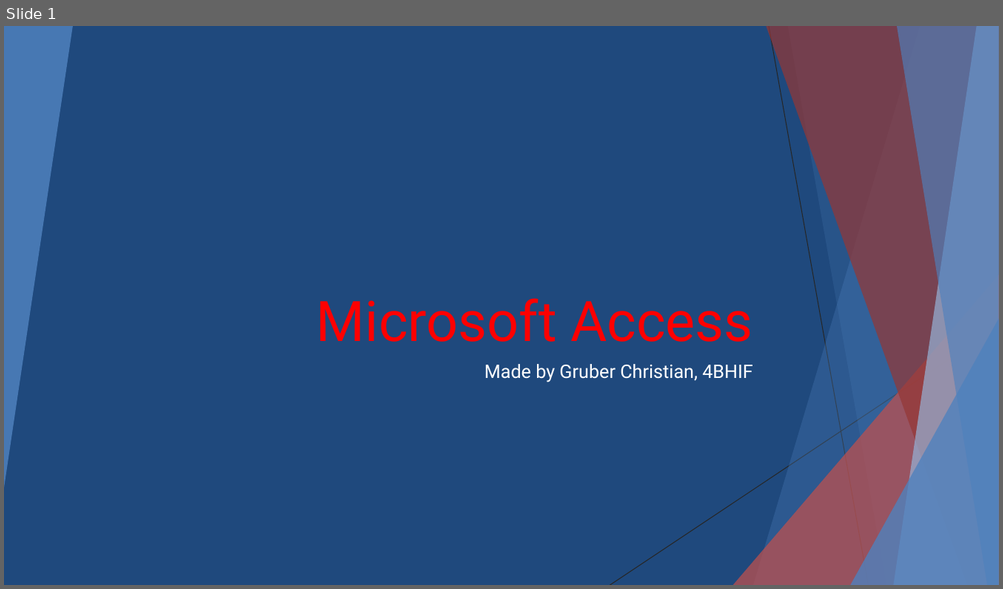
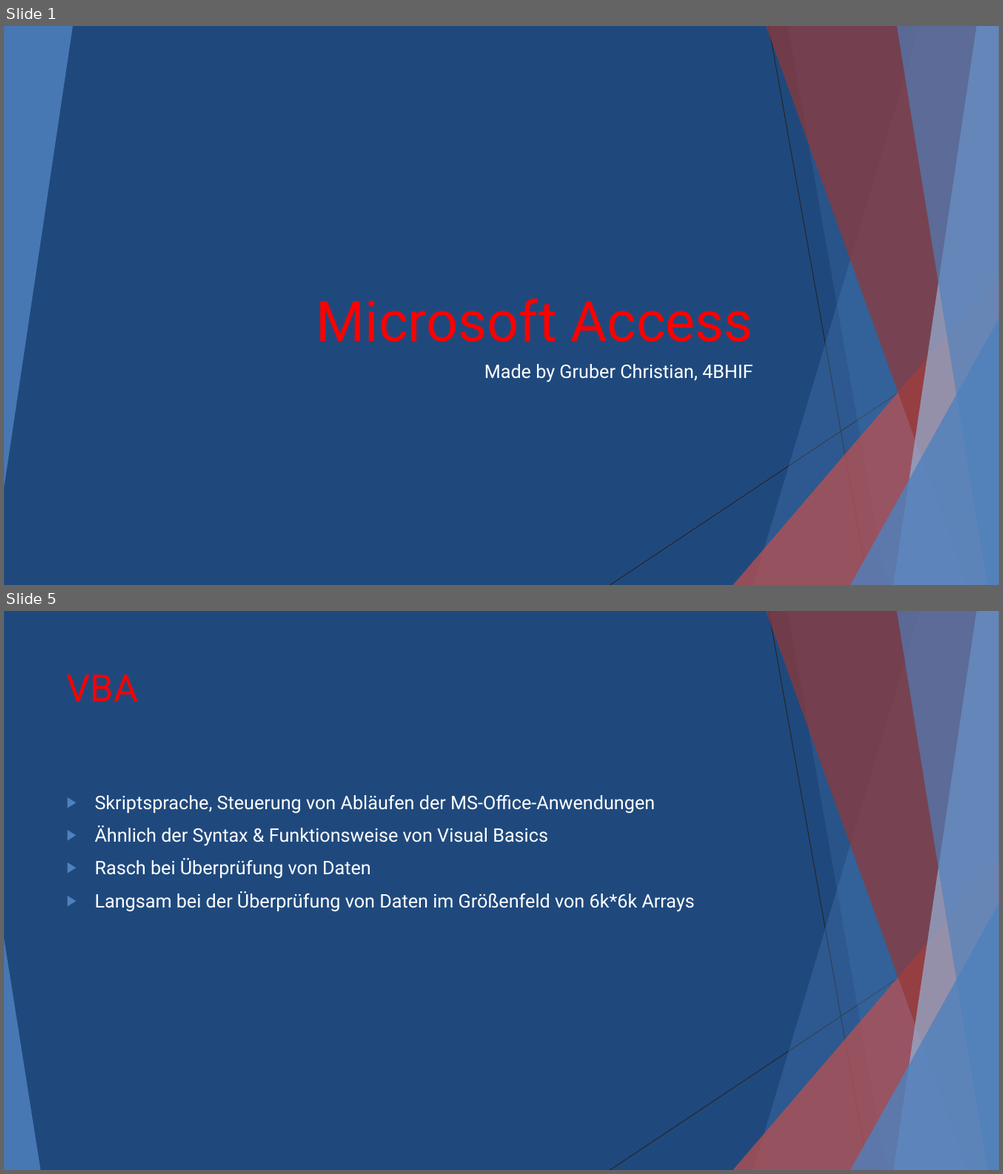
Before and after one commit to Grubchri/DBI, a slide deck: Microsoft Access.pptx. Shown one above the other, each under a label of ours: slide 1 before the commit, slides 1 and 5 after it; the slides between them are not shown. The pictures are 1003x589 and 1003x1174 pixels, drawn with LibreOffice and Linux fonts; fonts in the diff are those of the drawing. Boxes give left, top, right and bottom in pixels: in the first picture for what was removed or moved away, otherwise in the second. Text is boxed around its words. In the diff, an @@ line names an element or a change of style, - is before the commit and + after.

```diff
--- a/Microsoft Access.pptx
+++ b/Microsoft Access.pptx
@@ slide 5 added at (4, 611, 999, 1170), background #1F497D; not listed: 9 template elements that a slide beside it also shows @@
@@ title added at (67, 675, 138, 701), 36 pt, text #FF0000 @@
+VBA
@@ text added at (95, 795, 694, 912), 18 pt, text #FFFFFF @@
+▶ Skriptsprache, Steuerung von Abläufen der MS-Office-Anwendungen
+▶ Ähnlich der Syntax & Funktionsweise von Visual Basics
+▶ Rasch bei Überprüfung von Daten
+▶ Langsam bei der Überprüfung von Daten im Größenfeld von 6k*6k Arrays
@@ triangle added at (4, 939, 40, 1170), fill #4F81BD at 85% opacity @@
```
Also in this commit, not shown: 1 slide changed, 2 other slides added, 1 slide removed, 1 other file.
